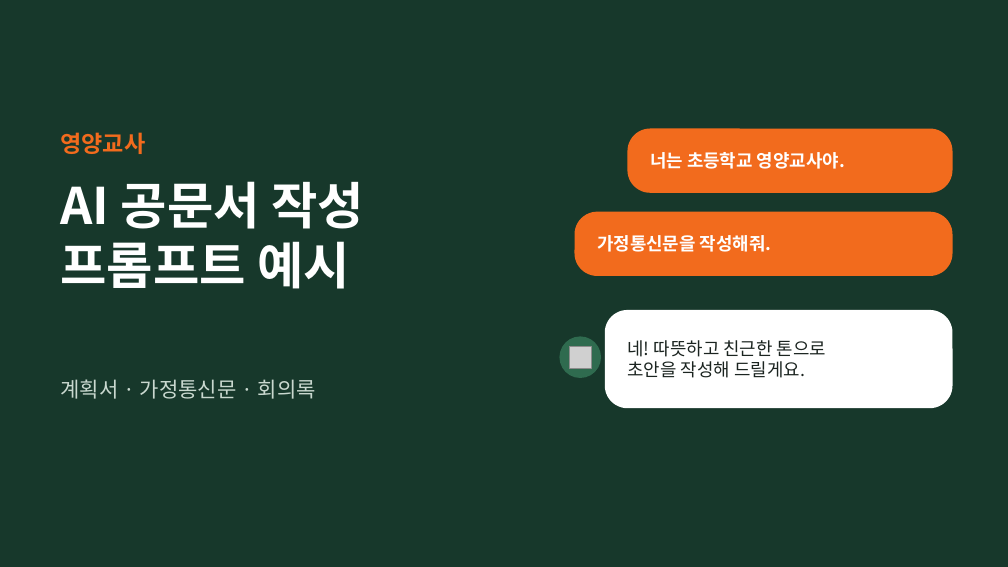
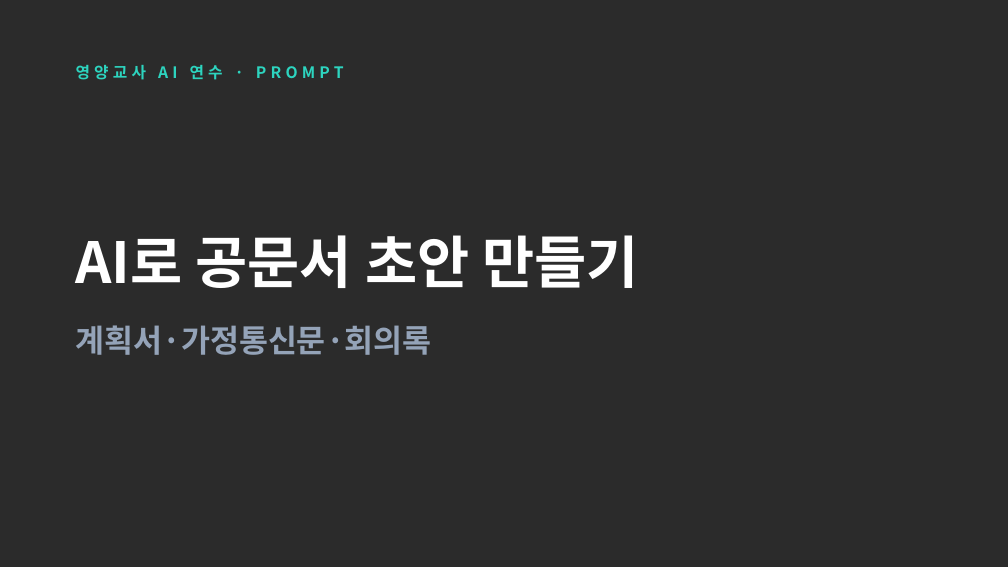
Before and after one commit to chojs135/chojs135, a slide deck: slide 1 of 연수자료/영양교사_AI_공문서_프롬프트.pptx. Drawn at 1008x567 pixels with LibreOffice and Linux fonts; fonts in the diff are those of the drawing; grey boxes stand for pictures; background and template pictures are left out; a plain dark background stands for a picture behind light text. Boxes give left, top, right and bottom in pixels: in the first picture for what was removed or moved away, otherwise in the second. Text is boxed around its words. In the diff, an @@ line names an element or a change of style, - is before the commit and + after.

```diff
--- a/연수자료/영양교사_AI_공문서_프롬프트.pptx
+++ b/연수자료/영양교사_AI_공문서_프롬프트.pptx
@@ background #17382B to picture (left out) @@
@@ text at (76, 65, 344, 80): text changed; size 22 to 15 pt; text colour #F26B1D to #2DD4BF @@
-영양교사
+영양교사 AI 연수 · PROMPT
@@ rounded rectangle removed at (628, 129, 953, 193) @@
@@ text removed at (650, 152, 845, 169) @@
-너는 초등학교 영양교사야.
@@ text at (76, 235, 638, 288): text changed; size 48 to 54 pt @@
-AI 공문서 작성
-프롬프트 예시
+AI로 공문서 초안 만들기
@@ text "AI로 공문서 초안 만들기" at (76, 235, 638, 288): vertical alignment top to middle @@
@@ rounded rectangle removed at (575, 212, 953, 276) @@
@@ text removed at (597, 235, 772, 252) @@
-가정통신문을 작성해줘.
@@ text at (76, 325, 432, 355): text changed; size 20 to 30 pt; text colour #C9D8CF to #94A3B8; bold on @@
-계획서 · 가정통신문 · 회의록
+계획서·가정통신문·회의록
@@ rounded rectangle removed at (605, 310, 953, 408) @@
@@ ellipse removed at (560, 337, 601, 378) @@
@@ picture removed at (569, 346, 591, 368) @@
@@ text removed at (627, 340, 826, 378) @@
-네! 따뜻하고 친근한 톤으로
-초안을 작성해 드릴게요.
```
Also in this commit, not shown: 5 other slides changed.
